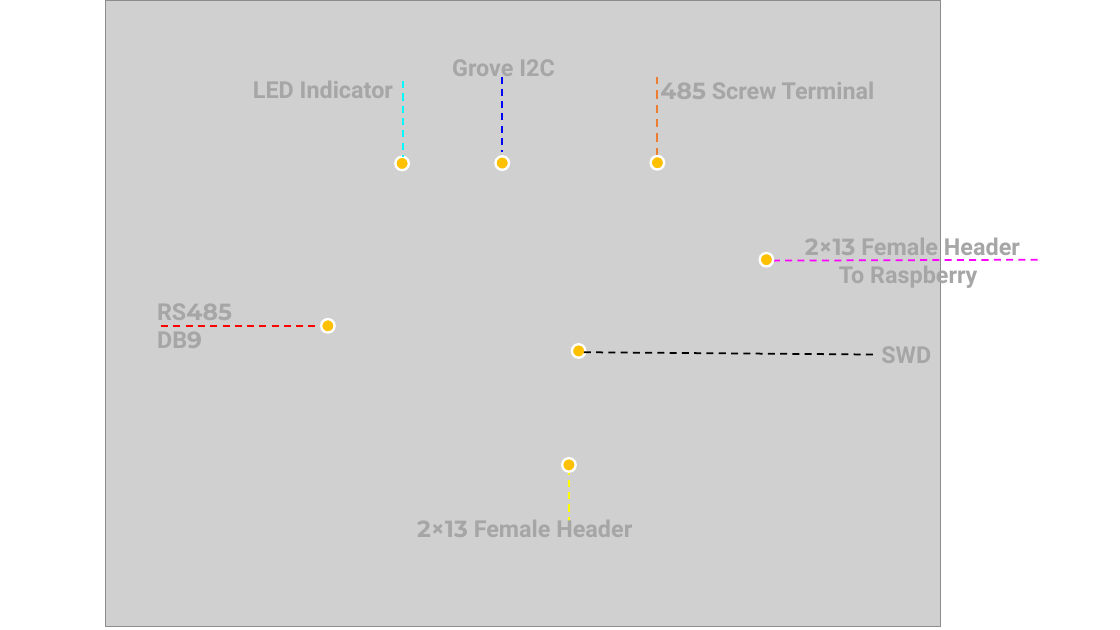
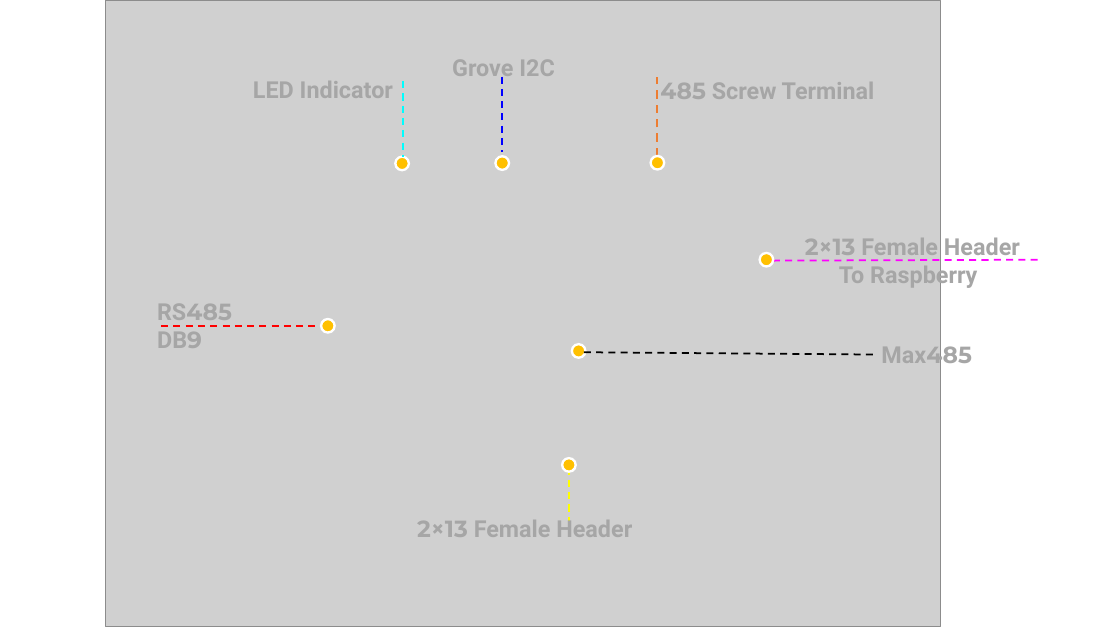
Before and after one commit to SeeedDocument/RS-485_Shield_for_Raspberry_Pi, a slide deck: slide 1 of img/pin_out.pptx. Drawn at 1120x630 pixels with LibreOffice and Linux fonts; fonts in the diff are those of the drawing; grey boxes stand for pictures. Boxes give left, top, right and bottom in pixels: in the first picture for what was removed or moved away, otherwise in the second. Text is boxed around its words. In the diff, an @@ line names an element or a change of style, - is before the commit and + after.

```diff
--- a/img/pin_out.pptx
+++ b/img/pin_out.pptx
@@ text at (881,342,972,369): text changed @@
-SWD
+Max485
```
Also in this commit, not shown: 1 other file.
